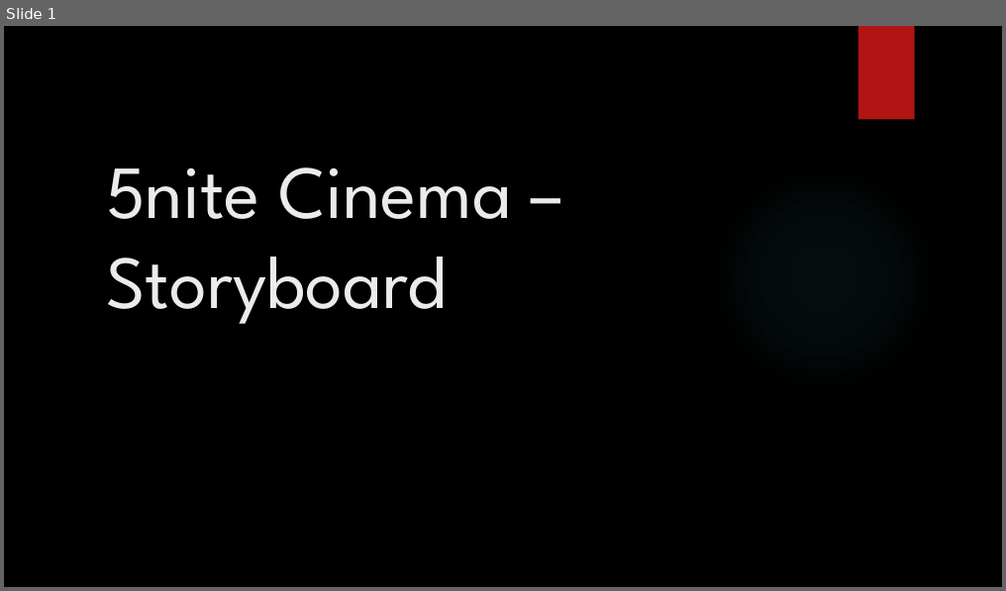
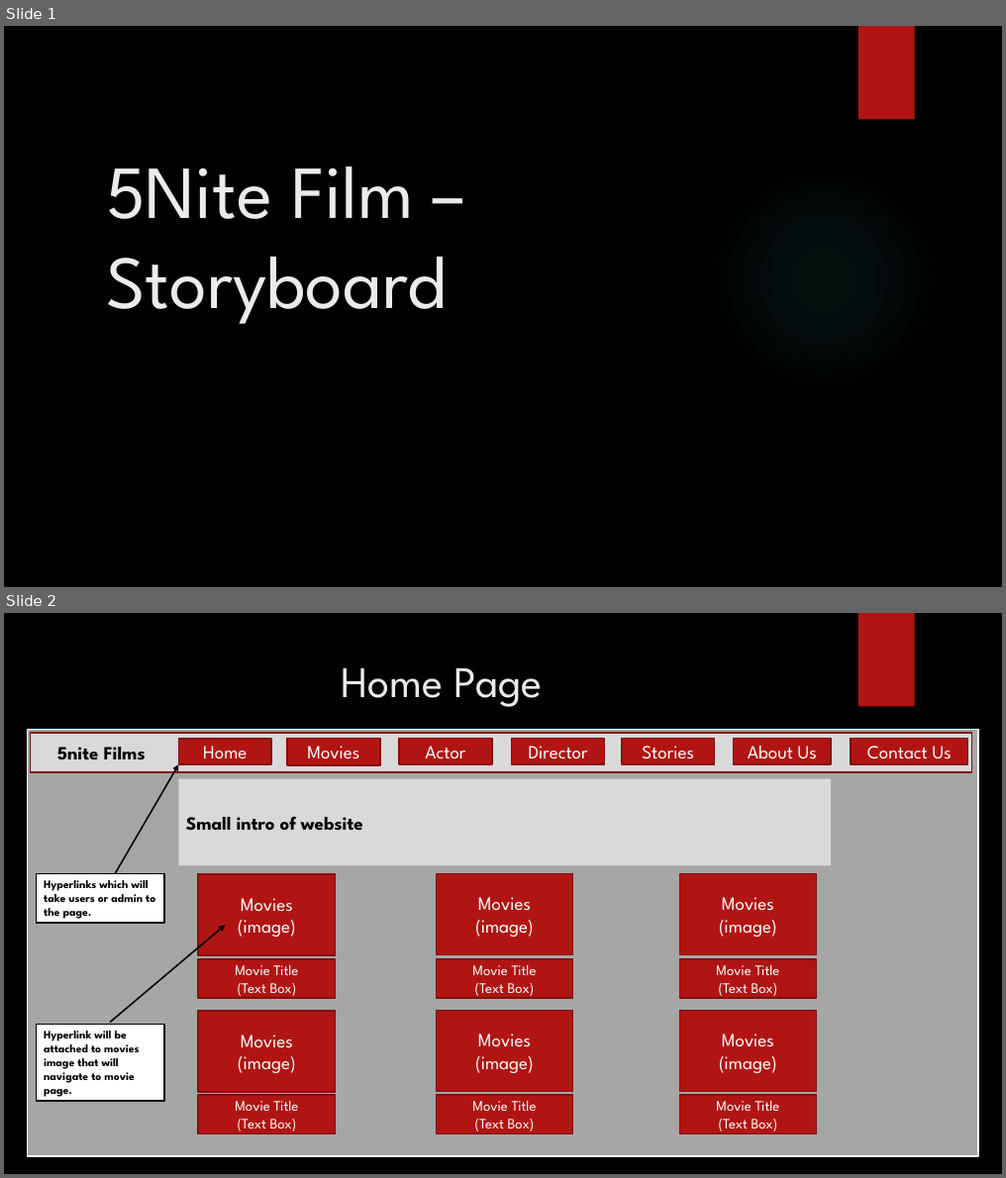
Before and after one commit to wtaylorLC/5nite, a slide deck: Storyboard.pptx. Shown one above the other, each under a label of ours: slide 1 before the commit, slides 1 and 2 after it. The pictures are 1006x591 and 1006x1178 pixels, drawn with LibreOffice and Linux fonts; fonts in the diff are those of the drawing; background and template pictures are left out. Boxes give left, top, right and bottom in pixels: in the first picture for what was removed or moved away, otherwise in the second. Text is boxed around its words. In the diff, an @@ line names an element or a change of style, - is before the commit and + after.

Commit message:
Final storyboard

```diff
--- a/Storyboard.pptx
+++ b/Storyboard.pptx
@@ slide 2 added at [4, 613, 1002, 1174], background picture (left out); not listed: 1 template element that a slide beside it also shows @@
@@ title added at [342, 668, 543, 707], 42 pt, text #EBEBEB @@
+Home Page
@@ rectangle added at [27, 729, 979, 1157], fill #A6A6A6, outline #FFFFFF 1.5 pt @@
@@ rectangle added at [30, 733, 972, 772], fill #D9D9D9, outline #82100E 1.5 pt, 18 pt, text #000000, bold @@
+5nite Films
@@ rectangle added at [178, 739, 271, 765], fill #B01513, outline #82100E 1.5 pt, 18 pt, text #FFFFFF @@
+Home
@@ rectangle added at [287, 738, 380, 765], fill #B01513, outline #82100E 1.5 pt, 18 pt, text #FFFFFF @@
+Movies
@@ rectangle added at [399, 738, 492, 764], fill #B01513, outline #82100E 1.5 pt, 18 pt, text #FFFFFF @@
+Actor
@@ rectangle added at [512, 738, 604, 764], fill #B01513, outline #82100E 1.5 pt, 18 pt, text #FFFFFF @@
+Director
@@ rectangle added at [622, 738, 715, 764], fill #B01513, outline #82100E 1.5 pt, 18 pt, text #FFFFFF @@
+Stories
@@ rectangle added at [734, 738, 831, 764], fill #B01513, outline #82100E 1.5 pt, 18 pt, text #FFFFFF @@
+About Us
@@ rectangle added at [850, 738, 968, 764], fill #B01513, outline #82100E 1.5 pt, 18 pt, text #FFFFFF @@
+Contact Us
@@ arrow added from (115, 874) to (178, 765), #000000 1.5 pt @@
@@ rectangle added at [178, 779, 831, 866], fill #D9D9D9, 18 pt, text #000000, bold @@
+Small intro of website
@@ rectangle added at [37, 874, 164, 924], fill #FFFFFF, outline #000000 1.5 pt, 11 pt, text #000000, bold @@
+Hyperlinks which will take users or admin to the page.
@@ rectangle added at [199, 874, 336, 956], fill #B01513, outline #82100E 1.5 pt, 18 pt, text #FFFFFF @@
+Movies
+(image)
@@ rectangle added at [436, 874, 573, 956], fill #B01513, outline #82100E 1.5 pt, 18 pt, text #FFFFFF @@
+Movies
+(image)
@@ rectangle added at [680, 874, 817, 956], fill #B01513, outline #82100E 1.5 pt, 18 pt, text #FFFFFF @@
+Movies
+(image)
@@ arrow added from (110, 1023) to (225, 925), #000000 1.5 pt @@
@@ rectangle added at [199, 959, 336, 998], fill #B01513, outline #82100E 1.5 pt, 14 pt, text #FFFFFF @@
+Movie Title
+(Text Box)
@@ rectangle added at [436, 959, 573, 998], fill #B01513, outline #82100E 1.5 pt, 14 pt, text #FFFFFF @@
+Movie Title
+(Text Box)
@@ rectangle added at [680, 959, 817, 998], fill #B01513, outline #82100E 1.5 pt, 14 pt, text #FFFFFF @@
+Movie Title
+(Text Box)
@@ rectangle added at [37, 1025, 164, 1102], fill #FFFFFF, outline #000000 1.5 pt, 11 pt, text #000000, bold @@
+Hyperlink will be attached to movies image that will navigate to movie page.
@@ rectangle added at [199, 1011, 336, 1092], fill #B01513, outline #82100E 1.5 pt, 18 pt, text #FFFFFF @@
+Movies
+(image)
@@ rectangle added at [436, 1011, 573, 1091], fill #B01513, outline #82100E 1.5 pt, 18 pt, text #FFFFFF @@
+Movies
+(image)
@@ rectangle added at [680, 1011, 817, 1091], fill #B01513, outline #82100E 1.5 pt, 18 pt, text #FFFFFF @@
+Movies
+(image)
@@ rectangle added at [199, 1095, 336, 1134], fill #B01513, outline #82100E 1.5 pt, 14 pt, text #FFFFFF @@
+Movie Title
+(Text Box)
@@ rectangle added at [436, 1095, 573, 1134], fill #B01513, outline #82100E 1.5 pt, 14 pt, text #FFFFFF @@
+Movie Title
+(Text Box)
@@ rectangle added at [680, 1095, 817, 1134], fill #B01513, outline #82100E 1.5 pt, 14 pt, text #FFFFFF @@
+Movie Title
+(Text Box)
@@ slide 1 changed as well @@
@@ title at [106, 167, 447, 324]: text changed @@
-5nite Cinema – Storyboard
+5Nite Film – Storyboard
```
Also in this commit, not shown: 2 other slides changed, 9 other slides added, 7 slides removed.
